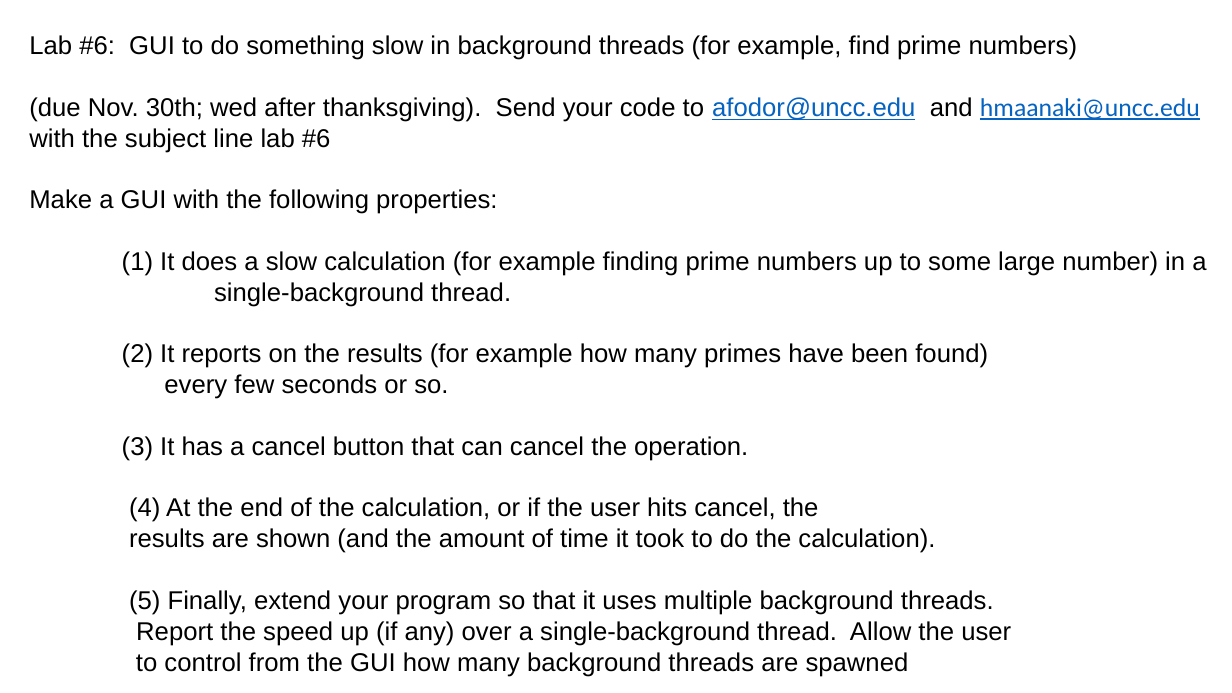
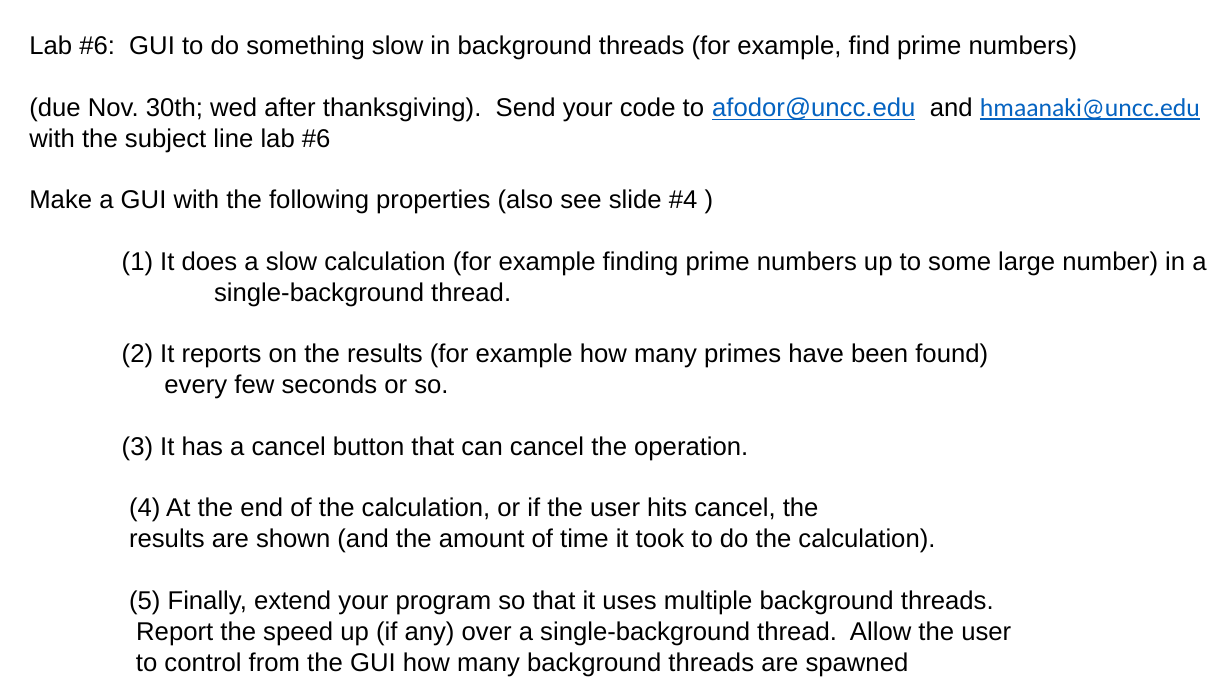
Before and after one commit to fodorclasses/fodorclasses.github.io, a slide deck: slide 1 of classes/prog2022/Lab06.pptx. Drawn at 1232x693 pixels with LibreOffice and Linux fonts; fonts in the diff are those of the drawing. Boxes give left, top, right and bottom in pixels: in the first picture for what was removed or moved away, otherwise in the second. Text is boxed around its words. In the diff, an @@ line names an element or a change of style, - is before the commit and + after.

Commit message:
add mvc slide

```diff
--- a/classes/prog2022/Lab06.pptx
+++ b/classes/prog2022/Lab06.pptx
@@ text at [29,189,698,214]: text changed @@
-Make a GUI with the following properties:
+Make a GUI with the following properties (also see slide #4 )
```
Also in this commit, not shown: 1 slide added, 1 slide removed.
